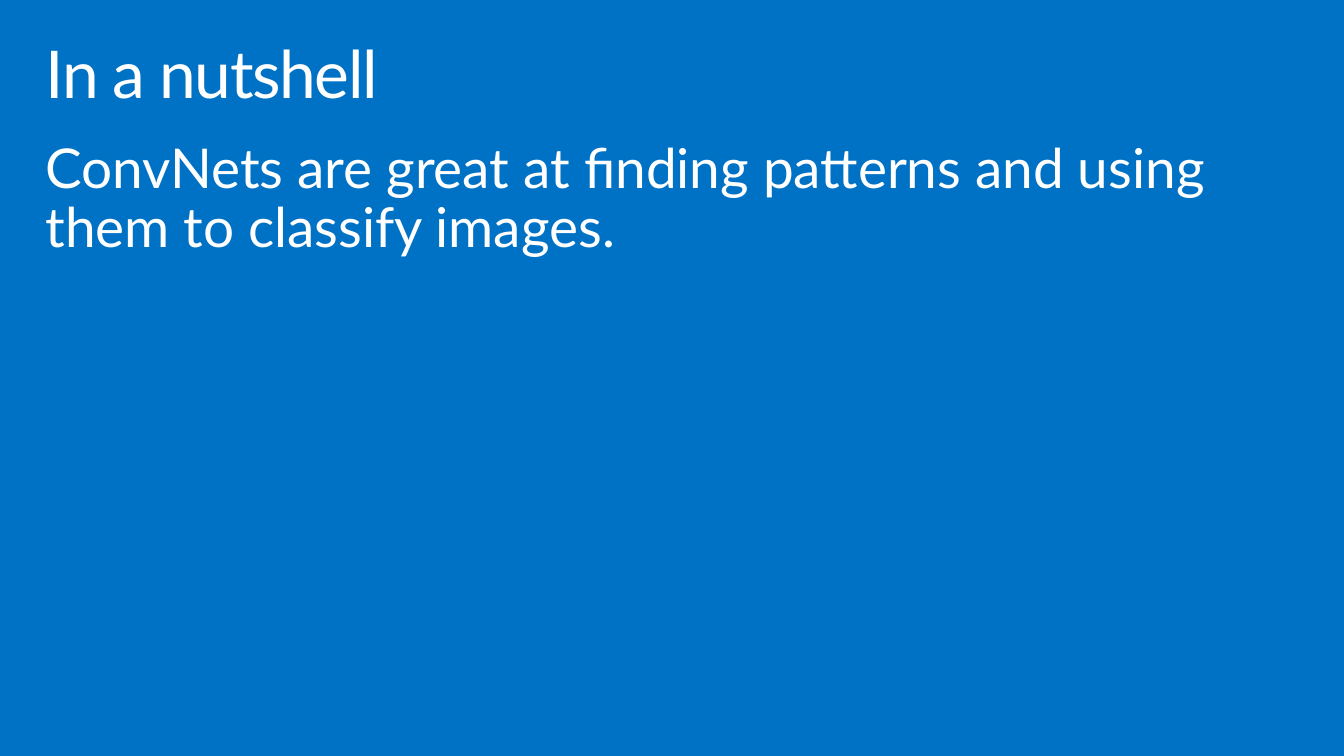
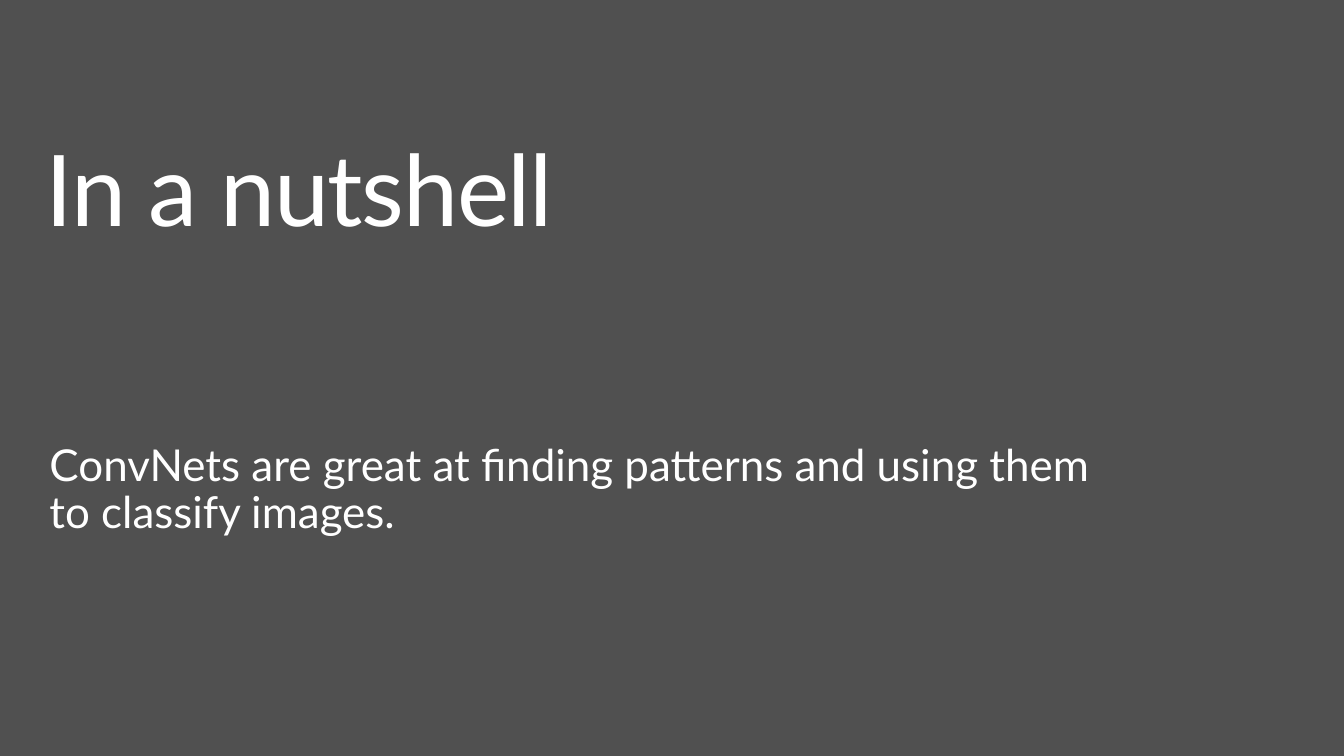
Before and after one commit to bienhuynh/KTTTNT, a slide deck: slide 89 of Nhan dang chu viet tay/Final/Docs/Thuật toán mạng CNN.pptx. Drawn at 1344x756 pixels with LibreOffice and Linux fonts; fonts in the diff are those of the drawing; background and template pictures are left out. Boxes give left, top, right and bottom in pixels: in the first picture for what was removed or moved away, otherwise in the second. Text is boxed around its words. In the diff, an @@ line names an element or a change of style, - is before the commit and + after.

```diff
--- a/Nhan dang chu viet tay/Final/Docs/Thuật toán mạng CNN.pptx
+++ b/Nhan dang chu viet tay/Final/Docs/Thuật toán mạng CNN.pptx
@@ background #0072C6 to picture (left out) @@
@@ title "In a nutshell": place and size @@
-title "In a nutshell" at <box>45,49,378,99</box>
+title "In a nutshell" at <box>45,153,553,227</box>
@@ title "In a nutshell" at <box>45,153,553,227</box>: size 48 to 72 pt @@
@@ text "ConvNets are great at finding ...": place and size @@
-text "ConvNets are great at finding ..." at <box>45,147,1205,257</box>
+text "ConvNets are great at finding ..." at <box>49,448,1089,536</box>
@@ text "ConvNets are great at finding ..." at <box>49,448,1089,536</box>: size 40 to 32 pt; less space between paragraphs @@
```
Also in this commit, not shown: 90 other slides changed, 1 slide added, 1 slide removed, 10 other files.
